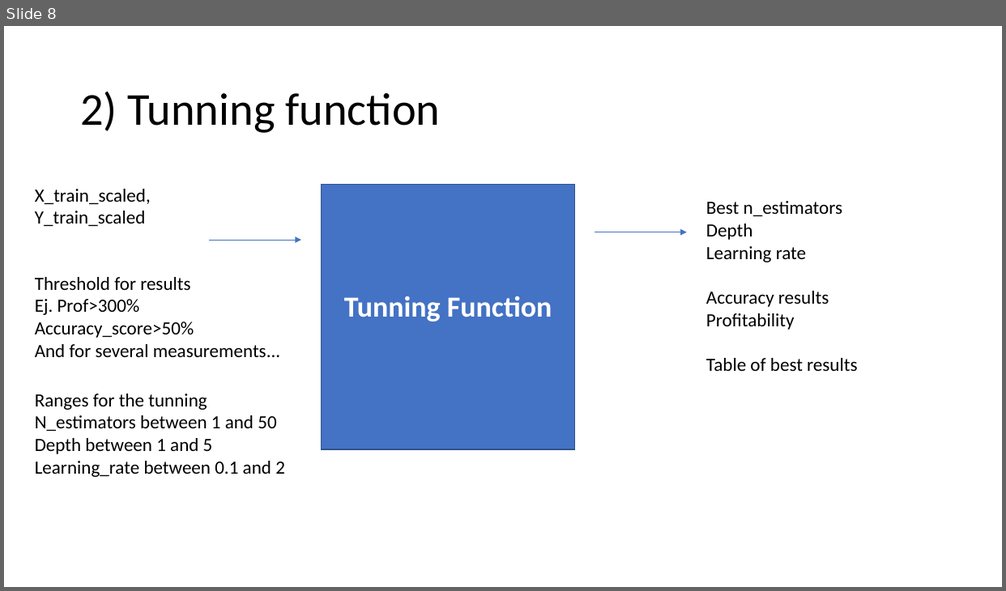
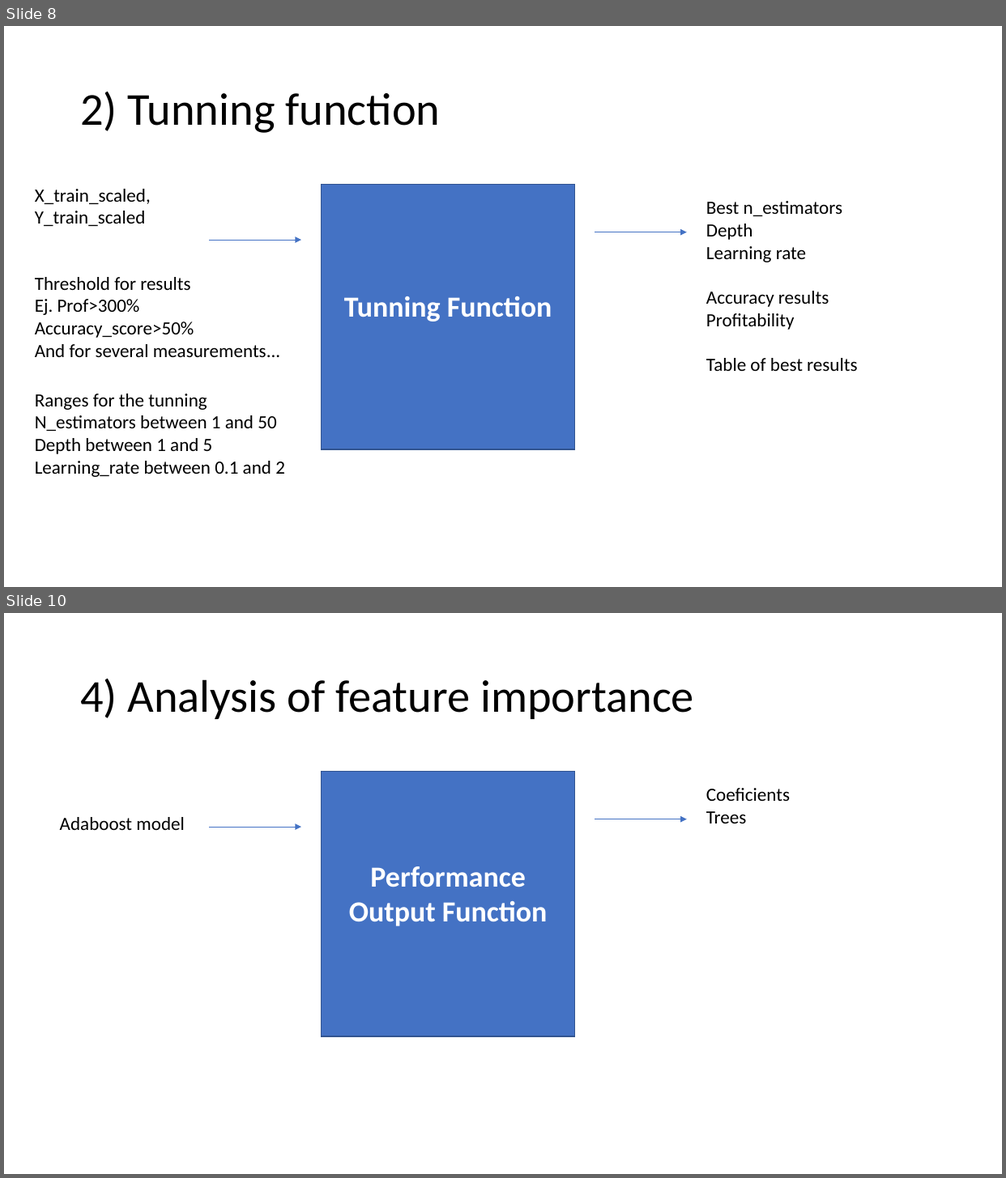
Before and after one commit to paocarvajal1912/vixx-token-dapp, a slide deck: Adaboost_ML_Model.pptx. Shown one above the other, each under a label of ours: slide 8 before the commit, slides 8 and 10 after it; the slides between them are not shown. The pictures are 1006x591 and 1006x1178 pixels, drawn with LibreOffice and Linux fonts; fonts in the diff are those of the drawing. Boxes give left, top, right and bottom in pixels: in the first picture for what was removed or moved away, otherwise in the second. Text is boxed around its words. In the diff, an @@ line names an element or a change of style, - is before the commit and + after.

```diff
--- a/Adaboost_ML_Model.pptx
+++ b/Adaboost_ML_Model.pptx
@@ slide 10 added at [4, 613, 1002, 1174], background #FFFFFF @@
@@ title added at [80, 679, 694, 719], 44 pt, text #000000 @@
+4) Analysis of feature importance
@@ rectangle added at [322, 772, 575, 1037], fill #4472C4, outline #325491 1 pt, 28 pt, text #FFFFFF, bold @@
+Performance Output Function
@@ text added at [706, 788, 790, 824], 18 pt, text #000000 @@
+Coeficients
+Trees
@@ text added at [60, 817, 184, 830], 18 pt, text #000000 @@
+Adaboost model
@@ arrow added from (209, 827) to (301, 827), #4472C4 0.5 pt @@
@@ arrow added from (594, 820) to (687, 820), #4472C4 0.5 pt @@
```
Also in this commit, not shown: 3 slides changed, 3 other slides added, 1 slide removed, 6 other files.
